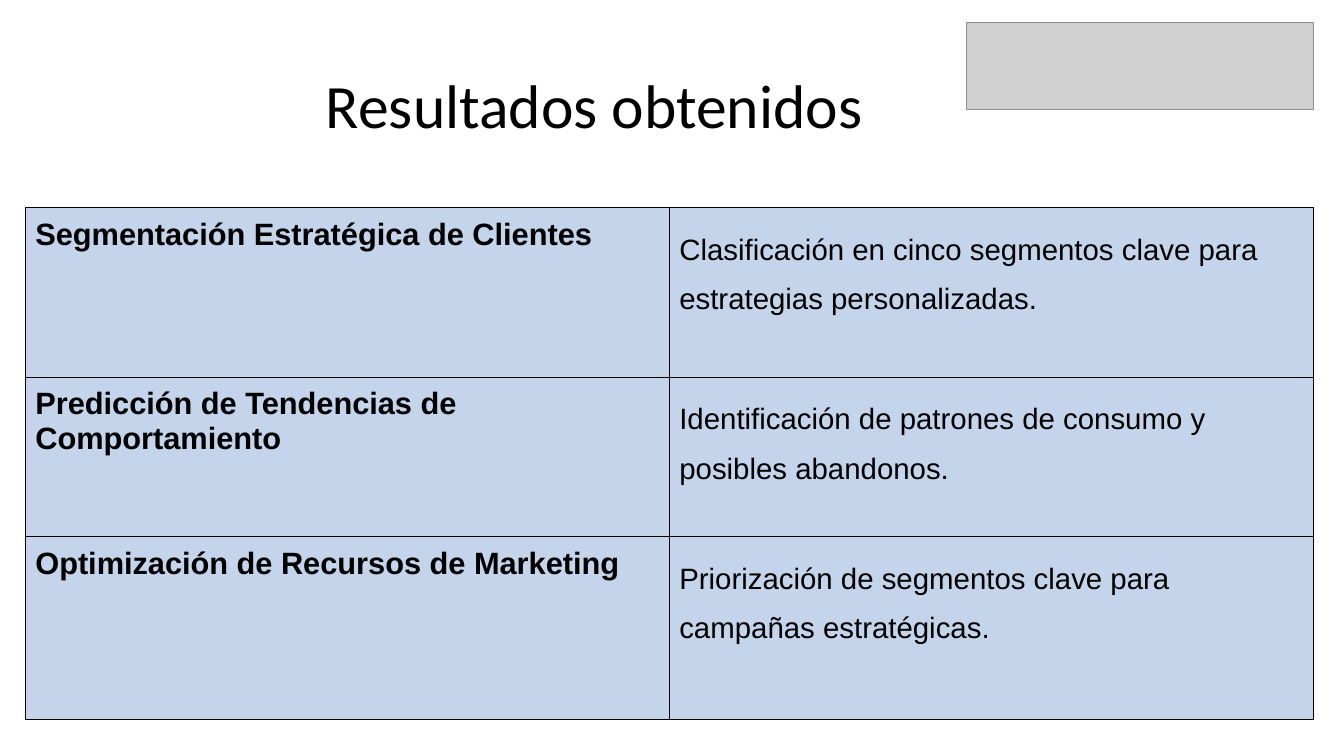
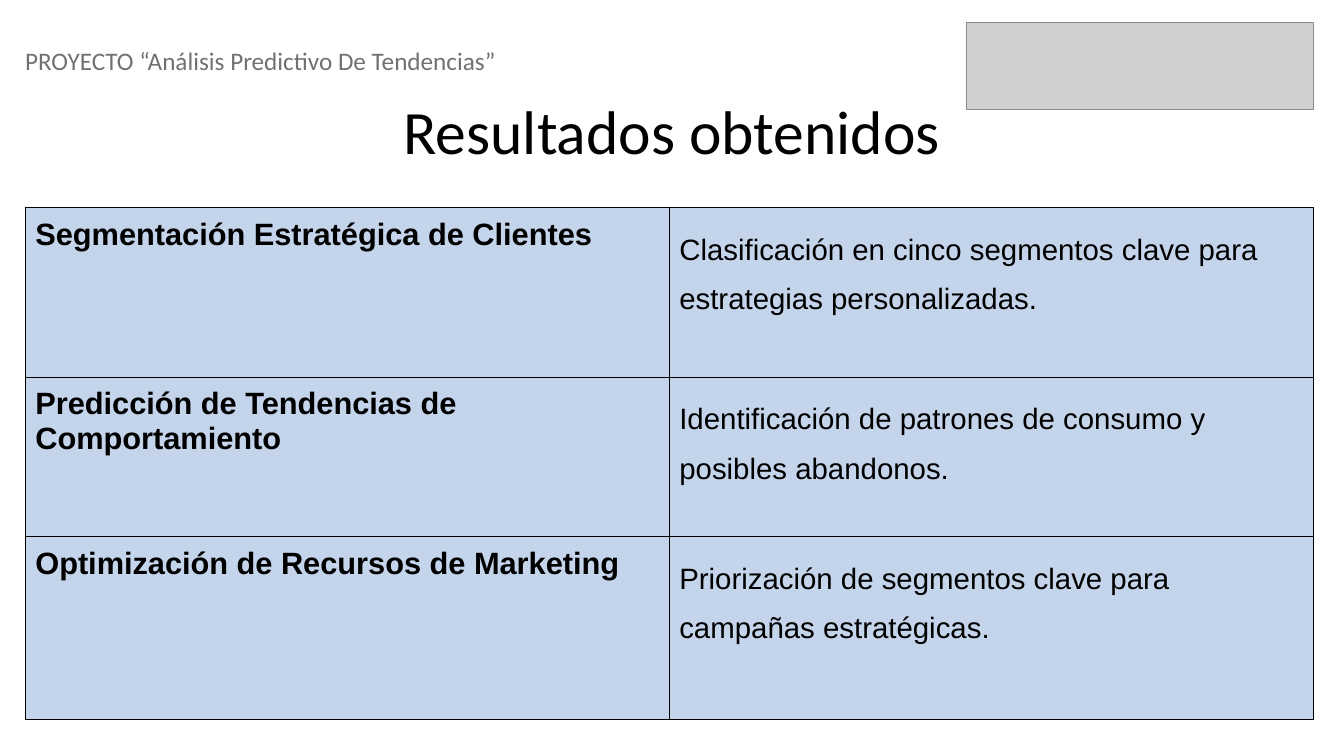
Before and after one commit to LucasCarrasco7/capstone-proyecto, a slide deck: slide 13 of Fase 3 /Evidencia Grupal/Formato Presentación final.pptx. Drawn at 1344x756 pixels with LibreOffice and Linux fonts; fonts in the diff are those of the drawing; grey boxes stand for pictures. Boxes give left, top, right and bottom in pixels: in the first picture for what was removed or moved away, otherwise in the second. Text is boxed around its words. In the diff, an @@ line names an element or a change of style, - is before the commit and + after.

```diff
--- a/Fase 3 /Evidencia Grupal/Formato Presentación final.pptx
+++ b/Fase 3 /Evidencia Grupal/Formato Presentación final.pptx
@@ text added at (25,52,496,70), 18 pt, text #757070 @@
+PROYECTO “Análisis Predictivo De Tendencias”
@@ text "Resultados obtenidos": place and size @@
-text "Resultados obtenidos" at (326,85,862,129)
+text "Resultados obtenidos" at (404,111,939,155)
```
Also in this commit, not shown: 8 other slides changed, 1 slide added, 1 slide removed.
